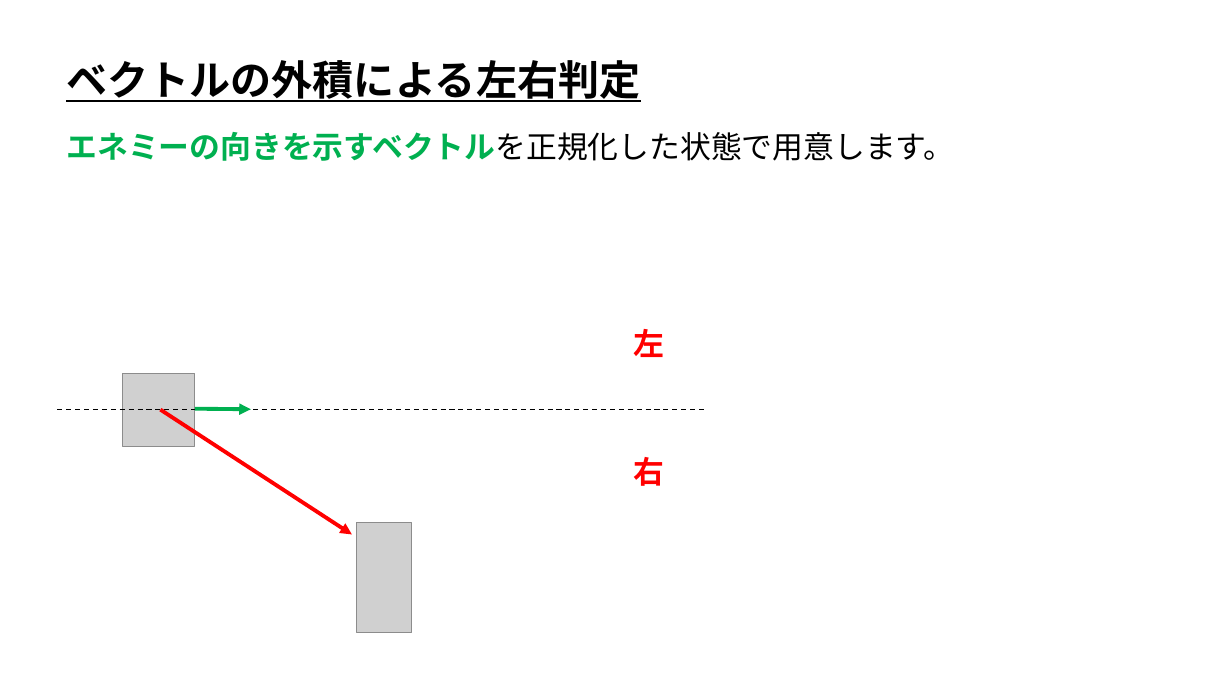
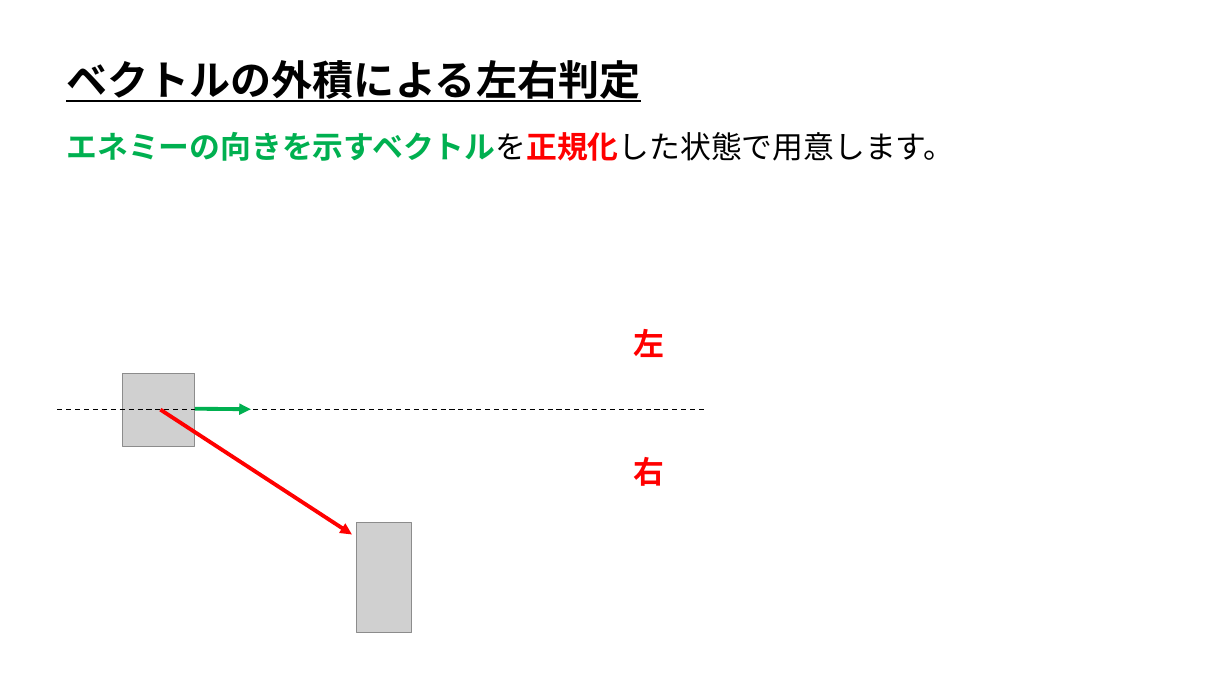
Before and after one commit to ArakiYusuke-Ohara/Textbook, a slide deck: slide 3 of ゲーム科1年/00_前期/ゲームプログラミングⅢ/ゲーム数学/実習/08_ベクトルの外積による左右判定.pptx. Drawn at 1232x693 pixels with LibreOffice and Linux fonts; fonts in the diff are those of the drawing; grey boxes stand for pictures. Boxes give left, top, right and bottom in pixels: in the first picture for what was removed or moved away, otherwise in the second. Text is boxed around its words. In the diff, an @@ line names an element or a change of style, - is before the commit and + after.

```diff
--- a/ゲーム科1年/00_前期/ゲームプログラミングⅢ/ゲーム数学/実習/08_ベクトルの外積による左右判定.pptx
+++ b/ゲーム科1年/00_前期/ゲームプログラミングⅢ/ゲーム数学/実習/08_ベクトルの外積による左右判定.pptx
@@ text "エネミーの向きを示すベクトルを正規化した状態で用意します。" at (x1=66, y1=132, x2=954, y2=161): text colour #000000 to #FF0000, bold on in "エネミーの向きを示すベクトルを正規化した状態で用意します。" @@
```
Also in this commit, not shown: 2 other slides changed, 1 slide added, 2 other files.
